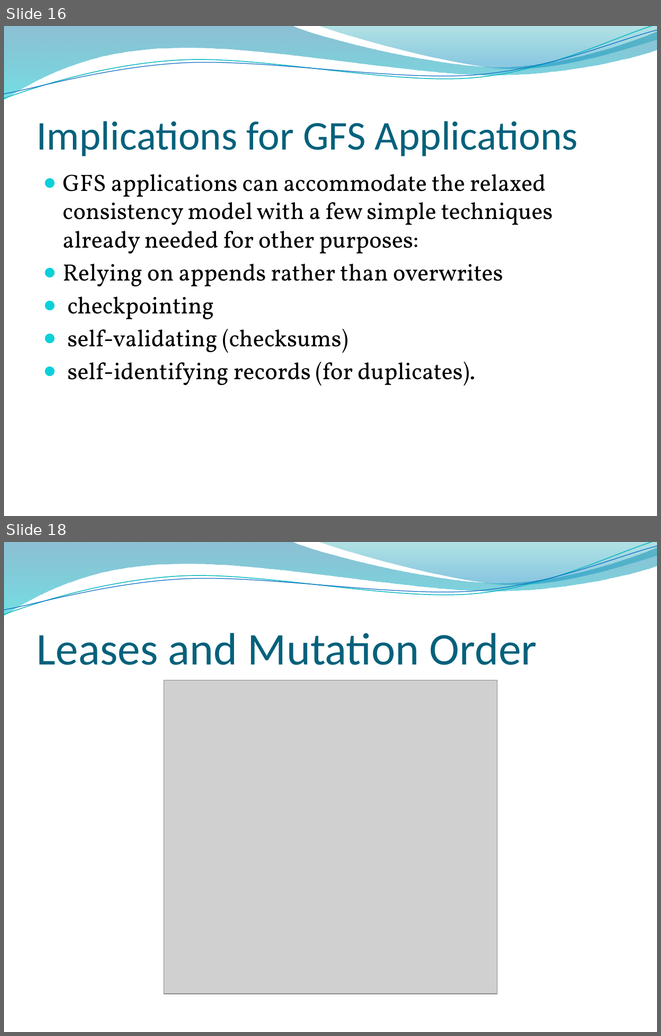
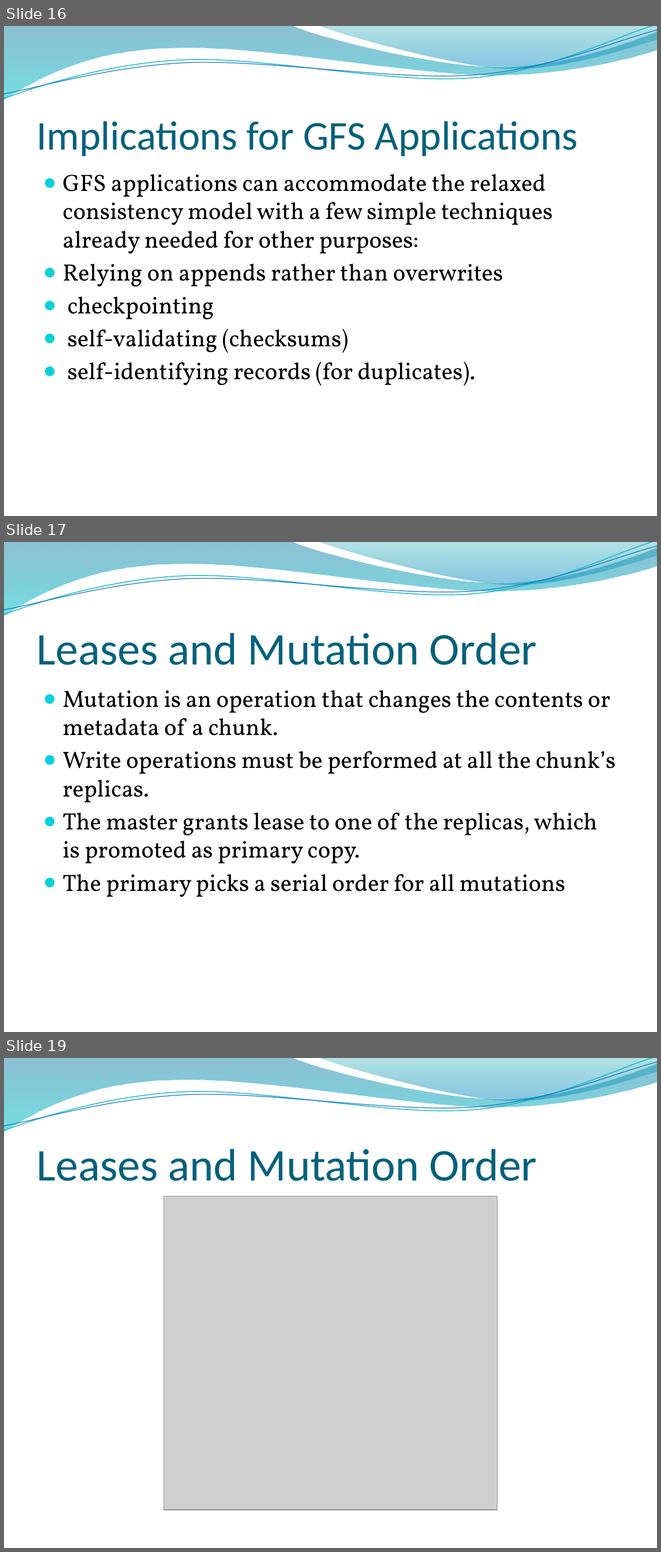
Before and after one commit to edvelezg/unb-os, a slide deck: google-fs/google-fs.pptx. Shown one above the other, each under a label of ours: slides 16 and 18 before the commit, slides 16, 17 and 19 after it; the slides between them are not shown. The pictures are 661x1036 and 661x1552 pixels, drawn with LibreOffice and Linux fonts; fonts in the diff are those of the drawing; grey boxes stand for pictures; background and template pictures are left out. Boxes give left, top, right and bottom in pixels: in the first picture for what was removed or moved away, otherwise in the second. Text is boxed around its words. In the diff, an @@ line names an element or a change of style, - is before the commit and + after.

```diff
--- a/google-fs/google-fs.pptx
+++ b/google-fs/google-fs.pptx
@@ slide 17 added at <box>4,542,657,1032</box>, background picture (left out); not listed: 4 template elements that a slide beside it also shows @@
@@ title added at <box>37,633,537,665</box>, 50 pt, text #04617B @@
+Leases and Mutation Order
@@ text added at <box>63,690,616,897</box>, 26 pt, text #000000 @@
+● Mutation is an operation that changes the contents or metadata of a chunk.
+● Write operations must be performed at all the chunk’s replicas.
+● The master grants lease to one of the replicas, which is promoted as primary copy.
+● The primary picks a serial order for all mutations
@@ what was slide 18 is now slide 19 @@
```
Also in this commit, not shown: 7 other slides added, 1 slide removed.
